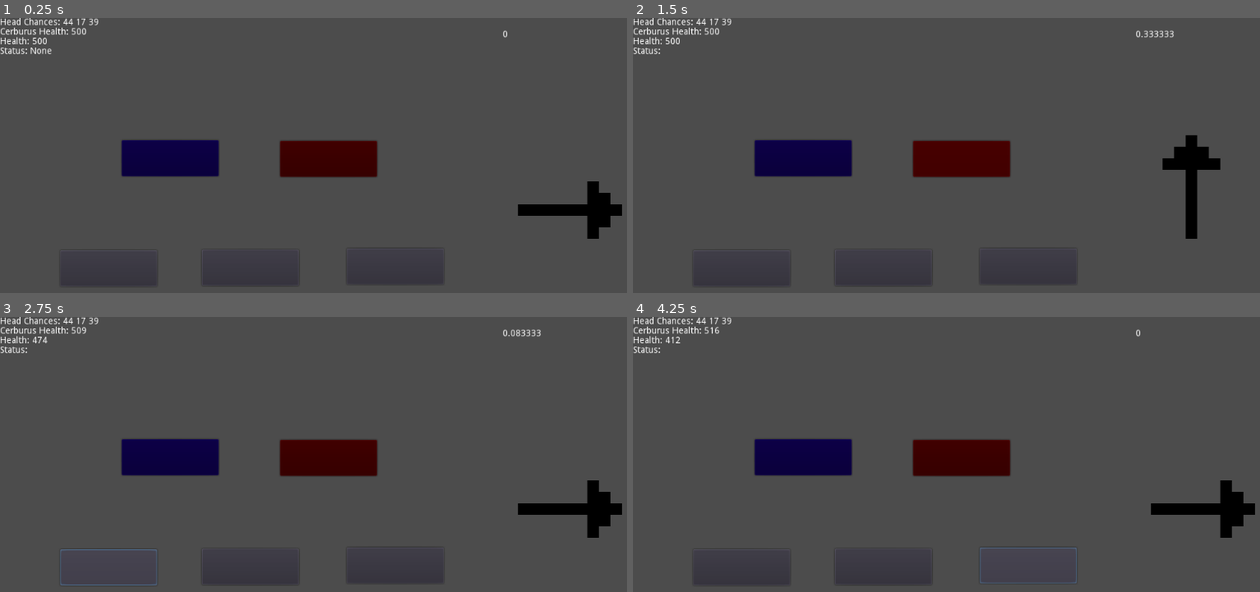
Above: before the commit, frames 1-4 (two rows, left to right).
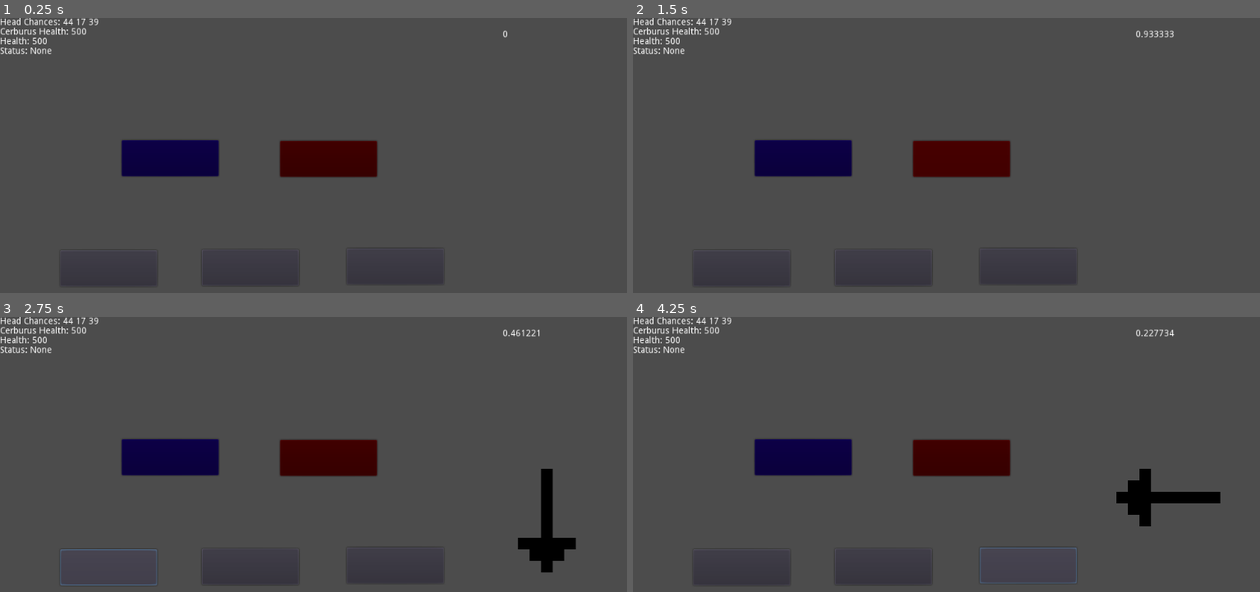
Above: after the commit, the same moments.

Repository: OneTachi/mini-jam-pumpkin
Game: Godot game, scene res://World/World.tscn
The game is run twice, just before and just after one commit, with the same random seed, the same clock (stepped at 60 frames per second) and the same inputs.
Inputs (mouse positions are in pixels of both pictures, inside the frame that each line leads up to):
- Up to frame 1 (0.25 s): no input
- Up to frame 2 (1.5 s): click (802, 158) at 0.5 s; click (959, 158) at 1.25 s
- Up to frame 3 (2.75 s): click (106, 567) at 2 s
- Up to frame 4 (4.25 s): click (883, 567) at 2.75 s; click (1028, 564) at 3.5 s

The runs differ from the first frame. In frame 1, 1.2% of the frame differs, in the area x 82-100%, y 59-81%; in frame 2, 1.3%; in frame 3, 2.4%; in frame 4, 2.5%, in the area x 4-100%, y 3-81%.

Commit message:
redo attack manager

Diff:
--- a/World/World.gd
+++ b/World/World.gd
@@ -20,26 +20,29 @@
 	'ui_up': -90,
 	'ui_down': 90,
 }
-var combat_turn = 0
 var neededInputKey
-var in_combat = false
-var won_combat = 0
+var inCombat = false
+var combatTurn = -1
+var wonAttacks = 0
+var doesPlayerAttack
 
-enum {
-	guard,
-	attack
-}
+var tFights = ['defend', 'attack']
+var nFights
+var oFights = []
 
-var playerInput
 
 func _ready():
+	arrow_sprite.visible = false
 	do_cerb_turn('None')
 
 func turn_manager(type, option):
-	playerInput = type
-	#print(str(option) + ' ' + str(cerb_att))
-	match playerInput:
-		'guard':
+	if !inCombat:
+		create_fights()
+	#var matchInput = oFights.pop_back() FOR NORMAL PURPOSE
+	var matchInput = 'attack' #For Testing
+
+	match matchInput:
+		'defend':
 			if option == cerb_att:
 				take_heal(player, 50, 25, 1)
 				take_damage(cerb, 20, player.stats.base_dmg, 2)
@@ -50,21 +53,68 @@
 			do_cerb_turn(text_status)
 
 		'attack':
-			neededInputKey = null
-			if combat_turn > 4:
-				in_combat = false
-				won_combat = 0
-				combat_turn = 0
-			else:
-				do_combat()
-				in_combat = true
-			update_text()
-				#TODO After battle stuff
+			attack_manager(0)
+	check_win()
 
-			#take_damage(cerb, 20, player.stats.base_dmg,1)
-			#take_damage(player, 30, cerb.stats.base_dmg, 1)
-			#text_status = "Attacked and hit!"
-	check_win()
+func attack_manager(status, combat = inCombat):
+	print(wonAttacks)
+	if !combat:
+		inCombat = true
+	combatTurn += 1
+	neededInputKey = null
+	arrow_sprite.visible = false
+	timer.stop()
+
+	if status > 0:
+		wonAttacks += 1
+
+	if combatTurn > 4:
+		inCombat = false
+		wonAttacks = 0
+		combatTurn = -1
+	else:
+		timer.start(randi() % 2 + .1)
+
+func check_win():
+	if cerb.stats.health <= 0:
+		print('You Win!')
+	elif player.stats.health <= 0:
+		print('You lose...')
+
+#TODO
+func do_attack():
+	var keys = dir_keys.duplicate()
+	keys.shuffle()
+	var direction = keys.pop_front()
+	neededInputKey = direction
+	pop_key(direction)
+	#debug_number += 1
+	#print(debug_number)
+
+func pop_key(dir):
+	arrow_sprite.visible = true
+	arrow_sprite.rotation_degrees = arrow_rotations[dir]
+	timer.start(rand_range(.2, 1))
+
+func create_fights():
+	oFights.clear()
+	nFights = randi() % 4 + 1
+	var fightArray = tFights.duplicate()
+	fightArray.shuffle()
+	for x in nFights:
+		oFights.push_back(fightArray.pop_front())
+
+func _unhandled_input(event):
+	if event is InputEventKey && neededInputKey != null:
+		if event.is_action_pressed(neededInputKey):
+			if inCombat:
+				attack_manager(1)
+
+func _on_Timer_timeout():
+	if neededInputKey != null:
+		attack_manager(0)
+	else:
+		do_attack()
 
 func do_cerb_turn(status):
 	cerb_return = cerb.do_turn()
@@ -82,54 +132,8 @@
 	 '\nCerburus Health: ' + str(cerb.stats.health) + '\nHealth: '
 	+ str(player.stats.health) + '\nStatus: ')
 
-func check_win():
-	if cerb.stats.health <= 0:
-		print('You Win!')
-	elif player.stats.health <= 0:
-		print('You lose...')
-
-#TODO
-func do_combat():
-	var keys = dir_keys.duplicate()
-	keys.shuffle()
-	var direction = keys.pop_front()
-	neededInputKey = direction
-	pop_key(direction)
-	#debug_number += 1
-	#print(debug_number)
-
-func pop_key(dir):
-	arrow_sprite.rotation_degrees = arrow_rotations[dir]
-	timer.start(.5)
-
-func handle_input(key):
-	if !in_combat:
-		return
-	handle_one_combat_result('won')
-
-func handle_one_combat_result(result):
-	if result != null:
-		won_combat += 1
-		take_damage(cerb, 20, 20, 1)
-		take_heal(player, 10, 5, 1)
-	else:
-		take_damage(player, 20, 10, 1)
-		take_heal(cerb, 10, 1, 1)
-	combat_turn += 1
-	timer.stop()
-	turn_manager('attack', null)
-
 func take_damage(who, iRange, base, multiplier):
 	who.stats.health -= (randi() % iRange + base) * multiplier
 
 func take_heal(who, iRange, base, multiplier):
 	who.stats.health += (randi() % iRange + base) * multiplier
-
-func _unhandled_input(event):
-	if event is InputEventKey && neededInputKey != null:
-		if event.is_action_pressed(neededInputKey):
-			handle_input(event)
-
-
-func _on_Timer_timeout():
-	handle_one_combat_result(null)
--- a/World/World.tscn
+++ b/World/World.tscn
@@ -89,6 +89,7 @@
 __meta__ = {
 "_edit_use_anchors_": false
 }
+
 [connection signal="pressed" from="Player/Button" to="Player" method="guard_input"]
 [connection signal="pressed" from="Player/Button2" to="Player" method="attack_input"]
 [connection signal="pressed" from="Player/Button3" to="Player" method="head_one_input"]
--- a/project.godot
+++ b/project.godot
@@ -10,7 +10,6 @@
 
 _global_script_classes=[  ]
 _global_script_class_icons={
-
 }
 
 [application]
@@ -23,30 +22,30 @@
 
 ui_left={
 "deadzone": 0.5,
-"events": [ Object(InputEventKey,"resource_local_to_scene":false,"resource_name":"","device":0,"alt":false,"shift":false,"control":false,"meta":false,"command":false,"pressed":false,"scancode":16777231,"unicode":0,"echo":false,"script":null)
+"events": [ Object(InputEventKey,"resource_local_to_scene":false,"resource_name":"","device":0,"alt":false,"shift":false,"control":false,"meta":false,"command":false,"pressed":false,"scancode":16777231,"physical_scancode":0,"unicode":0,"echo":false,"script":null)
 , Object(InputEventJoypadButton,"resource_local_to_scene":false,"resource_name":"","device":0,"button_index":14,"pressure":0.0,"pressed":false,"script":null)
-, Object(InputEventKey,"resource_local_to_scene":false,"resource_name":"","device":0,"alt":false,"shift":false,"control":false,"meta":false,"command":false,"pressed":false,"scancode":65,"unicode":0,"echo":false,"script":null)
+, Object(InputEventKey,"resource_local_to_scene":false,"resource_name":"","device":0,"alt":false,"shift":false,"control":false,"meta":false,"command":false,"pressed":false,"scancode":65,"physical_scancode":0,"unicode":0,"echo":false,"script":null)
  ]
 }
 ui_right={
 "deadzone": 0.5,
-"events": [ Object(InputEventKey,"resource_local_to_scene":false,"resource_name":"","device":0,"alt":false,"shift":false,"control":false,"meta":false,"command":false,"pressed":false,"scancode":16777233,"unicode":0,"echo":false,"script":null)
+"events": [ Object(InputEventKey,"resource_local_to_scene":false,"resource_name":"","device":0,"alt":false,"shift":false,"control":false,"meta":false,"command":false,"pressed":false,"scancode":16777233,"physical_scancode":0,"unicode":0,"echo":false,"script":null)
 , Object(InputEventJoypadButton,"resource_local_to_scene":false,"resource_name":"","device":0,"button_index":15,"pressure":0.0,"pressed":false,"script":null)
-, Object(InputEventKey,"resource_local_to_scene":false,"resource_name":"","device":0,"alt":false,"shift":false,"control":false,"meta":false,"command":false,"pressed":false,"scancode":68,"unicode":0,"echo":false,"script":null)
+, Object(InputEventKey,"resource_local_to_scene":false,"resource_name":"","device":0,"alt":false,"shift":false,"control":false,"meta":false,"command":false,"pressed":false,"scancode":68,"physical_scancode":0,"unicode":0,"echo":false,"script":null)
  ]
 }
 ui_up={
 "deadzone": 0.5,
-"events": [ Object(InputEventKey,"resource_local_to_scene":false,"resource_name":"","device":0,"alt":false,"shift":false,"control":false,"meta":false,"command":false,"pressed":false,"scancode":16777232,"unicode":0,"echo":false,"script":null)
+"events": [ Object(InputEventKey,"resource_local_to_scene":false,"resource_name":"","device":0,"alt":false,"shift":false,"control":false,"meta":false,"command":false,"pressed":false,"scancode":16777232,"physical_scancode":0,"unicode":0,"echo":false,"script":null)
 , Object(InputEventJoypadButton,"resource_local_to_scene":false,"resource_name":"","device":0,"button_index":12,"pressure":0.0,"pressed":false,"script":null)
-, Object(InputEventKey,"resource_local_to_scene":false,"resource_name":"","device":0,"alt":false,"shift":false,"control":false,"meta":false,"command":false,"pressed":false,"scancode":87,"unicode":0,"echo":false,"script":null)
+, Object(InputEventKey,"resource_local_to_scene":false,"resource_name":"","device":0,"alt":false,"shift":false,"control":false,"meta":false,"command":false,"pressed":false,"scancode":87,"physical_scancode":0,"unicode":0,"echo":false,"script":null)
  ]
 }
 ui_down={
 "deadzone": 0.5,
-"events": [ Object(InputEventKey,"resource_local_to_scene":false,"resource_name":"","device":0,"alt":false,"shift":false,"control":false,"meta":false,"command":false,"pressed":false,"scancode":16777234,"unicode":0,"echo":false,"script":null)
+"events": [ Object(InputEventKey,"resource_local_to_scene":false,"resource_name":"","device":0,"alt":false,"shift":false,"control":false,"meta":false,"command":false,"pressed":false,"scancode":16777234,"physical_scancode":0,"unicode":0,"echo":false,"script":null)
 , Object(InputEventJoypadButton,"resource_local_to_scene":false,"resource_name":"","device":0,"button_index":13,"pressure":0.0,"pressed":false,"script":null)
-, Object(InputEventKey,"resource_local_to_scene":false,"resource_name":"","device":0,"alt":false,"shift":false,"control":false,"meta":false,"command":false,"pressed":false,"scancode":83,"unicode":0,"echo":false,"script":null)
+, Object(InputEventKey,"resource_local_to_scene":false,"resource_name":"","device":0,"alt":false,"shift":false,"control":false,"meta":false,"command":false,"pressed":false,"scancode":83,"physical_scancode":0,"unicode":0,"echo":false,"script":null)
  ]
 }
 
